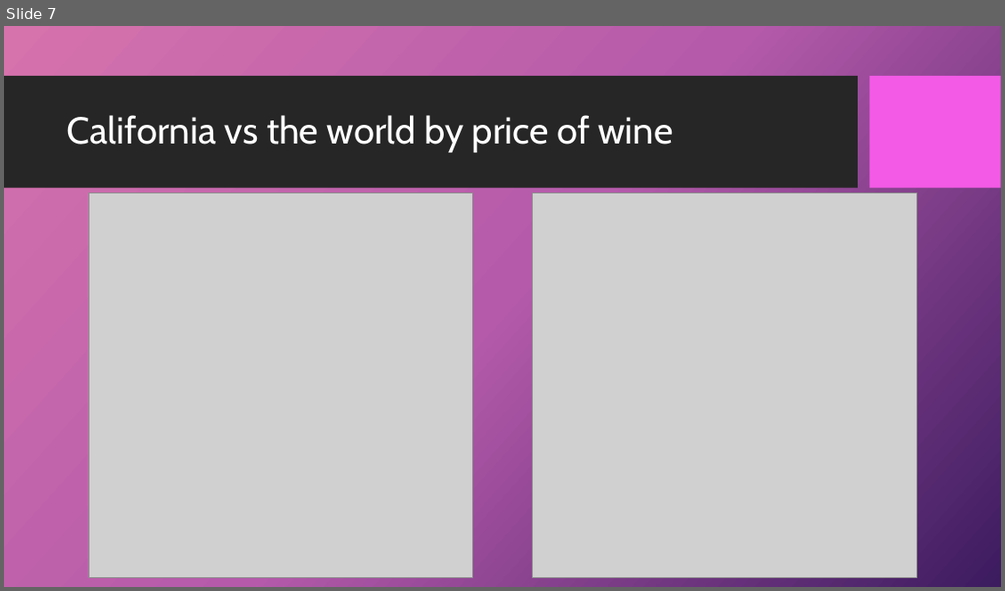
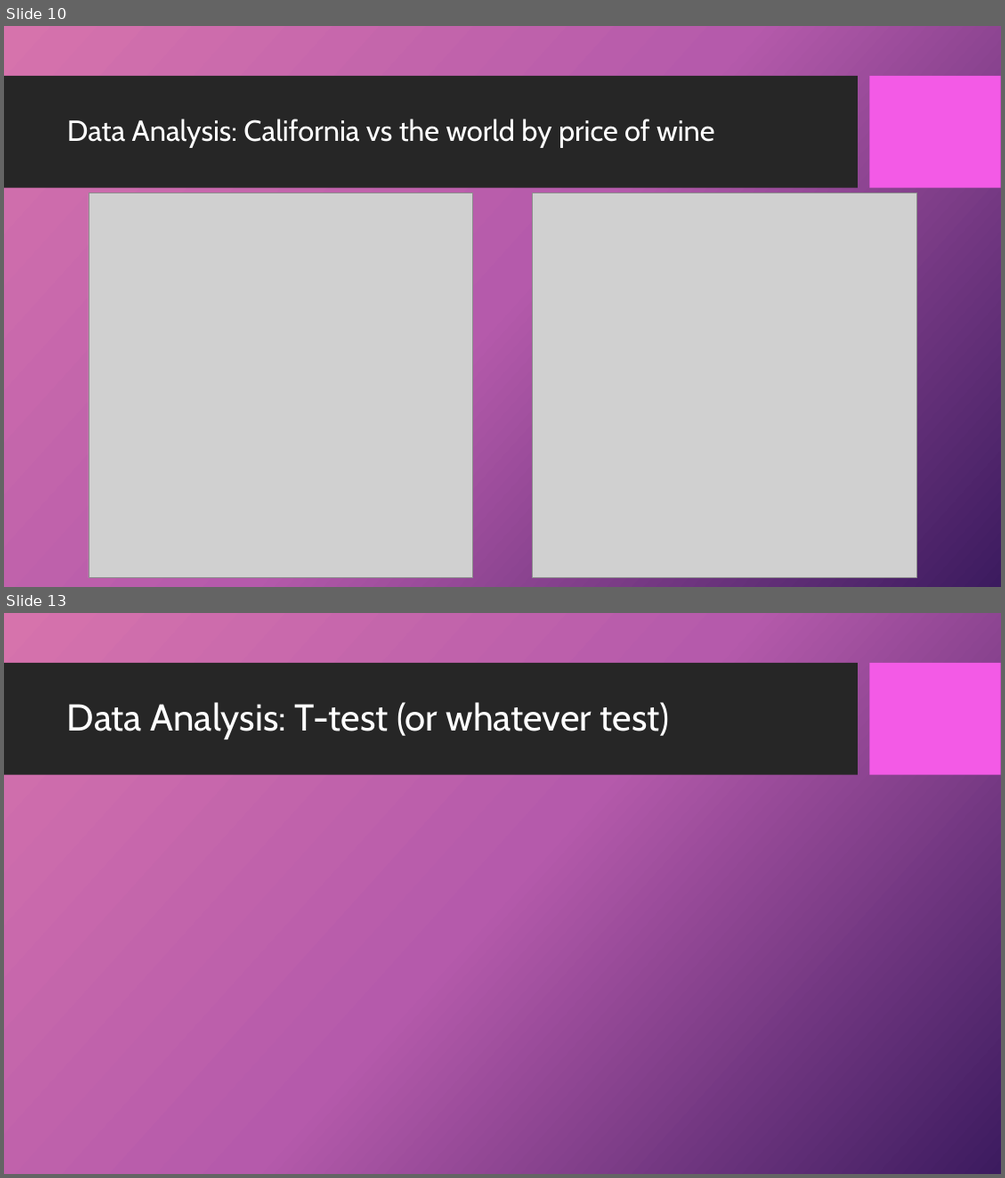
Before and after one commit to 4Reference/Project1, a slide deck: Data Science_Project 1_Group2.pptx. Shown one above the other, each under a label of ours: slide 7 before the commit, slides 10 and 13 after it; the slides between them are not shown. The pictures are 1005x591 and 1005x1178 pixels, drawn with LibreOffice and Linux fonts; fonts in the diff are those of the drawing; grey boxes stand for pictures; background and template pictures are left out. Boxes give left, top, right and bottom in pixels: in the first picture for what was removed or moved away, otherwise in the second. Text is boxed around its words. In the diff, an @@ line names an element or a change of style, - is before the commit and + after.

```diff
--- a/Data Science_Project 1_Group2.pptx
+++ b/Data Science_Project 1_Group2.pptx
@@ slide 13 added at (4, 613, 1001, 1174), background picture (left out); not listed: 2 template elements that a slide beside it also shows @@
@@ title added at (67, 702, 670, 739), 36 pt, text #FFFFFF @@
+Data Analysis: T-test (or whatever test)
@@ what was slide 7 is now slide 10 @@
@@ slide 10 changed as well @@
@@ title at (67, 119, 715, 148): text changed; size 36 to 28 pt @@
-California vs the world by price of wine
+Data Analysis: California vs the world by price of wine
```
Also in this commit, not shown: 5 other slides changed, 9 other slides added, 7 slides removed.
